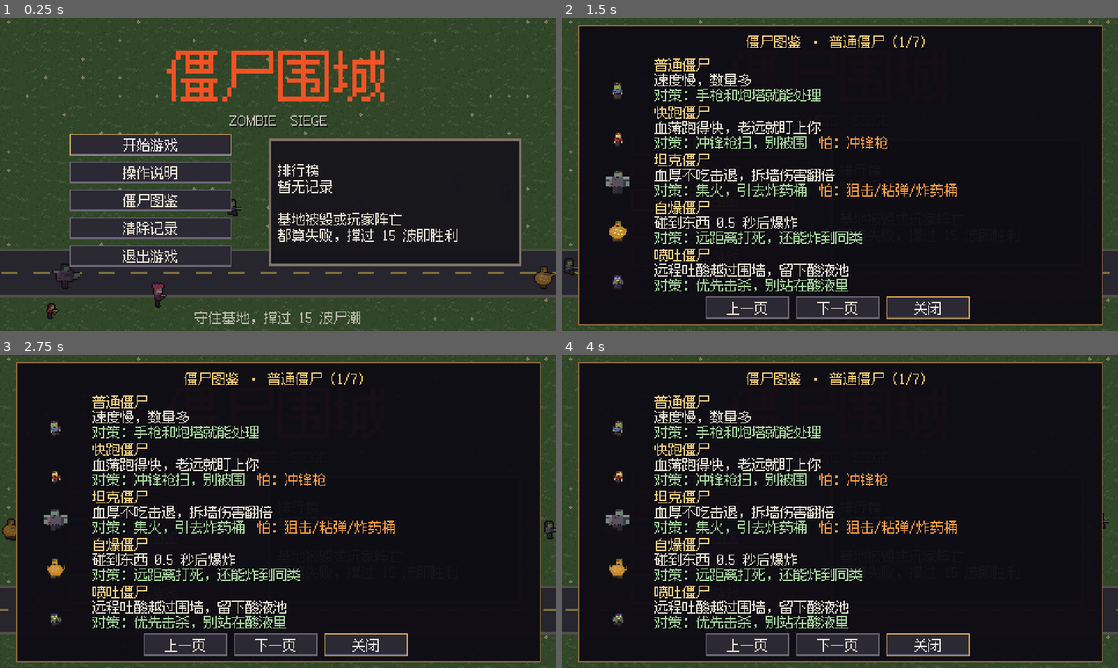
Above: before the commit, frames 1-4 (two rows, left to right).
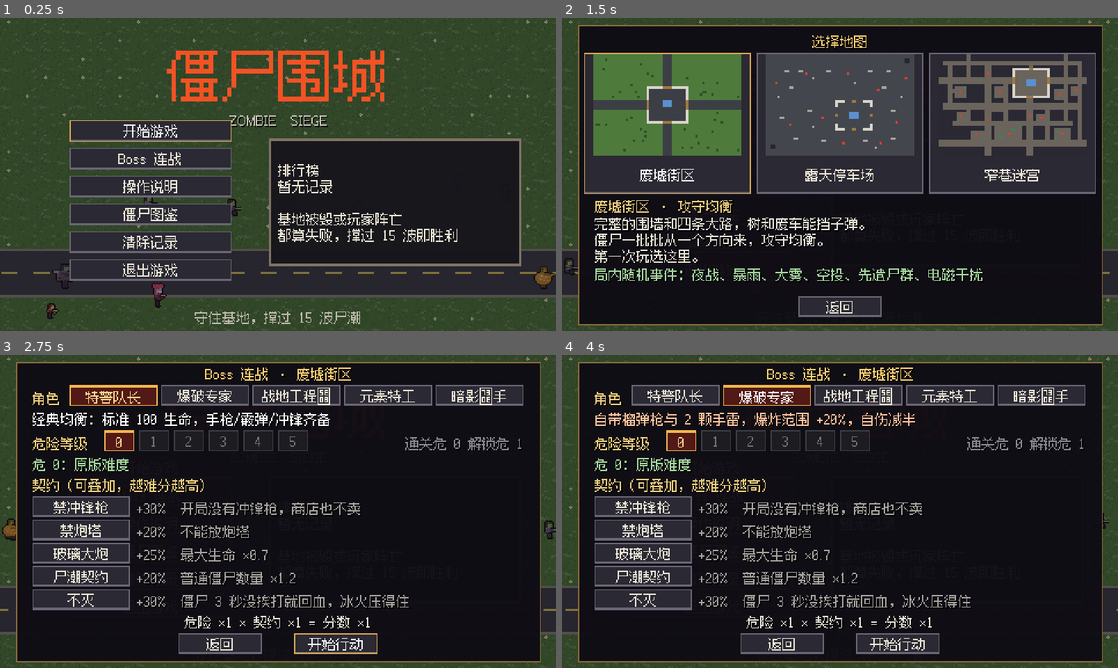
Above: after the commit, the same moments.

Repository: Dora321/zombie-siege
Game: Godot game, scene res://scenes/ui/title.tscn
Two runs of this game, one before a commit and one after it. Both use one fixed random seed, a clock stepped at 60 frames per second and the inputs below.
Inputs (mouse positions are in pixels of both pictures, inside the frame that each line leads up to):
- Up to frame 1 (0.25 s): no input
- Up to frame 2 (1.5 s): click (712, 158) at 0.5 s, where only the run after the commit has a clickable "Boss 连战"; click "僵尸图鉴" at 1.25 s
- Up to frame 3 (2.75 s): click "开始游戏" at 2 s
- Up to frame 4 (4 s): click (673, 395) at 2.75 s, where only the run after the commit has a clickable "特警队长"; click (767, 395) at 3.5 s, where only the run after the commit has a clickable "爆破专家"

The runs differ from the first frame. In frame 1, 9.1% of the frame differs, in the area x 12-42%, y 32-84%; in frame 2, 48%, in the area x 4-96%, y 5-97%; in frame 3, 23%; in frame 4, 23%.

Commit message:
feat(gameplay): add 5 survivor heroes, boss rush entry, and player roguelite perks

Diff:
--- a/scenes/ui/title.tscn
+++ b/scenes/ui/title.tscn
@@ -33,9 +33,9 @@
 [node name="Menu" type="VBoxContainer" parent="Content"]
 layout_mode = 0
 offset_left = 60.0
-offset_top = 100.0
+offset_top = 88.0
 offset_right = 200.0
-offset_bottom = 230.0
+offset_bottom = 244.0
 theme_override_constants/separation = 5
 
 [node name="ResumeButton" type="Button" parent="Content/Menu"]
@@ -53,6 +53,12 @@
 custom_minimum_size = Vector2(120, 19)
 layout_mode = 2
 text = "开始游戏"
+
+[node name="BossRushButton" type="Button" parent="Content/Menu"]
+unique_name_in_owner = true
+custom_minimum_size = Vector2(120, 19)
+layout_mode = 2
+text = "Boss 连战"
 
 [node name="HelpButton" type="Button" parent="Content/Menu"]
 unique_name_in_owner = true
--- a/scripts/game/player.gd
+++ b/scripts/game/player.gd
@@ -10,6 +10,9 @@
 const AIM_ASSIST_RANGE := 220.0
 const AUTO_LOCK_RANGE := 260.0
 const AIM_ASSIST_ANGLE := deg_to_rad(24.0)
+const ELEMENTAL_STATUS_BONUS := 0.6
+const HUNTER_SPEED_MULT := 1.15
+const HUNTER_DASH_MULT := 0.6
 ## 进化武器的名字和 HUD 标记用这个颜色。
 const EVO_COLOR := Color("#80f0ff")
 
@@ -17,12 +20,18 @@
 var map: Node2D
 var bot: Variant = null
 
+var hero_id := "captain"
 var hp := 100.0
 var max_hp := 100.0
 var alive := true
 var speed_mult := 1.0
 var dash_cd_base := 1.3
-var magnet_range := 42.0
+var magnet_range := 42.0:
+	get:
+		return magnet_range * 2.0 if _has_perk("gold_magnet") else magnet_range
+	set(value):
+		# 商店在当前拾取范围上乘倍率，天赋倍率不计入基础值。
+		magnet_range = value * 0.5 if _has_perk("gold_magnet") else value
 
 var weapon_id := "pistol"
 ## 每把枪的等级和弹药；level 为 0 表示还没解锁。
@@ -61,6 +70,7 @@
 var buff_damage_t := 0.0
 var buff_ammo_t := 0.0
 
+var _hero_tint := Color.WHITE
 var _knock := Vector2.ZERO
 var _flash_t := 0.0
 var _dir := 0
@@ -89,6 +99,9 @@
 func setup(g: Node, m: Node2D) -> void:
 	game = g
 	map = m
+	hero_id = String(g.get("hero_id")) if "hero_id" in g else ("captain" if Harness.automated() else Save.hero_id)
+	if not GameData.HEROES.has(hero_id):
+		hero_id = "captain"
 	shadow.texture = Art.shadow_small
 	shadow.position = Vector2(0, -1)
 	var size := Art.char_size("player")
@@ -106,18 +119,47 @@
 			loadout.append(id)
 	for id: String in GameData.ITEM_ORDER:
 		items[id] = int(GameData.ITEMS[id]["start"])
+	if hero_id != "captain":
+		_apply_hero_loadout()
 	if g.has_contract("glass"):
 		max_hp *= GameData.GLASS_HP
 		hp = max_hp
 	_set_gun_sprite()
 
 
+func _apply_hero_loadout() -> void:
+	var spec: Dictionary = GameData.HEROES[hero_id]
+	max_hp = float(spec["hp"])
+	hp = max_hp
+	_hero_tint = Color(String(spec["tint"]))
+	_update_body_tint()
+	match hero_id:
+		"demo":
+			weapon_id = "grenade"
+			items["frag"] += 2
+		"elemental":
+			weapon_id = "cryo"
+			items["sticky"] += 1
+			status_bonus += ELEMENTAL_STATUS_BONUS
+		"hunter":
+			weapon_id = "boomerang"
+			speed_mult *= HUNTER_SPEED_MULT
+			dash_cd_base *= HUNTER_DASH_MULT
+	if weapon_id != "pistol":
+		upgrade_weapon(weapon_id)
+
+
+func _has_perk(id: String) -> bool:
+	return game != null and game.has_method("has_perk") and game.has_perk(id)
+
+
 func _refresh_stats(id: String) -> void:
 	stats[id] = GameData.weapon_stats(id, maxi(int(weapon_state[id]["level"]), 1))
 
 
 func export_run_state() -> Dictionary:
 	return {
+		"hero_id": hero_id, "speed_mult": speed_mult, "dash_cd_base": dash_cd_base,
 		"hp": hp, "max_hp": max_hp, "armor": armor,
 		"weapon_id": weapon_id, "weapon_slots": weapon_slots, "loadout": loadout.duplicate(),
 		"weapon_state": weapon_state.duplicate(true), "items": items.duplicate(true),
@@ -128,6 +170,18 @@
 
 
 func import_run_state(d: Dictionary) -> void:
+	var was_hunter := hero_id == "hunter"
+	var saved_hero: Variant = d.get("hero_id", "captain")
+	hero_id = saved_hero if saved_hero is String and GameData.HEROES.has(saved_hero) else "captain"
+	var is_hunter := hero_id == "hunter"
+	# 旧存档靠购买次数恢复属性，补上角色差值后再读取新存档中的完整数值。
+	if was_hunter != is_hunter:
+		speed_mult += (HUNTER_SPEED_MULT - 1.0) * (1.0 if is_hunter else -1.0)
+		dash_cd_base *= HUNTER_DASH_MULT if is_hunter else 1.0 / HUNTER_DASH_MULT
+	speed_mult = _saved_number(d, "speed_mult", speed_mult)
+	dash_cd_base = _saved_number(d, "dash_cd_base", dash_cd_base)
+	_hero_tint = Color(String(GameData.HEROES[hero_id]["tint"]))
+	_update_body_tint()
 	max_hp = maxf(_saved_number(d, "max_hp", max_hp), 1.0)
 	hp = clampf(_saved_number(d, "hp", hp), 0.0, max_hp)
 	armor = clampf(_saved_number(d, "armor", armor), 0.0, GameData.ARMOR_MAX)
@@ -593,8 +647,7 @@
 		buff_ammo_t = maxf(buff_ammo_t - dt, 0.0)
 	var tinted := buff_damage_t > 0.0
 	if tinted != _buff_tint:
-		_buff_tint = tinted
-		body.modulate = Color(1.5, 0.85, 0.8) if tinted else Color.WHITE
+		_update_body_tint()
 	recoil_px = move_toward(recoil_px, 0.0, dt * 22.0)
 	fired_kick = move_toward(fired_kick, 0.0, dt * 3.5)
 	if reload_t > 0.0:
@@ -602,6 +655,11 @@
 		if reload_t <= 0.0:
 			_finish_reload()
 		queue_redraw()
+
+
+func _update_body_tint() -> void:
+	_buff_tint = buff_damage_t > 0.0
+	body.modulate = _hero_tint * Color(1.5, 0.85, 0.8) if _buff_tint else _hero_tint
 
 
 func _move(move_input: Vector2, dt: float) -> void:
@@ -622,7 +680,8 @@
 
 
 func move_speed() -> float:
-	return SPEED * speed_mult * game.events.player_speed * (GameData.SPEED_BUFF if buff_speed_t > 0.0 else 1.0)
+	var speed := SPEED * speed_mult * float(game.events.player_speed) * (GameData.SPEED_BUFF if buff_speed_t > 0.0 else 1.0)
+	return speed * 1.12 if _has_perk("overclock") else speed
 
 
 func _animate(dt: float, _move_input: Vector2) -> void:
@@ -694,8 +753,19 @@
 			Sfx.play("empty")
 		return
 	reload_total = float(stats[weapon_id]["reload"])
+	if _has_perk("overclock"):
+		reload_total *= 0.75
 	reload_t = reload_total
 	Sfx.play("reload")
+	if _has_perk("reload_nova"):
+		var damage := 16.0 * damage_mult()
+		# 击杀会立即把僵尸从列表移除，按快照遍历。
+		for z: Variant in game.zombies.duplicate():
+			var offset: Vector2 = z.position - position
+			if not z.dead and offset.length_squared() <= 58.0 * 58.0:
+				z.take_damage(damage, offset.normalized(), 95.0)
+		game.fx.dust(position, 10)
+		Sfx.play("slam", -10.0)
 
 
 func _finish_reload() -> void:
@@ -725,13 +795,16 @@
 			Sfx.play("empty")
 			start_reload()
 		return
+	var damage := float(s["damage"]) * damage_mult()
+	if not returns and _has_perk("last_stand") and int(st["mag"]) <= maxi(1, ceili(float(mag_size()) * 0.25)):
+		damage *= 1.6
 	if not free_shot:
 		st["mag"] = int(st["mag"]) - 1
 	cooldown = float(s["cooldown"])
 	if evolution(weapon_id) == "pulse_minigun":
 		cooldown *= lerpf(1.0, 0.68, _minigun_spin)
 	var muzzle := muzzle_pos()
-	_fire_mode(s, muzzle, float(s["damage"]) * damage_mult())
+	_fire_mode(s, muzzle, damage)
 	if bot == null and weapon_id in ["shotgun", "sniper", "grenade"]:
 		Mobile.haptic_light()
 	if s.has("casing"):
@@ -747,6 +820,8 @@
 
 
 func _fire_mode(s: Dictionary, muzzle: Vector2, damage: float) -> void:
+	if hero_id == "elemental" and weapon_id in ["cryo", "flamer", "arc"]:
+		damage *= 1.2
 	var mode := String(s.get("mode", "bullet"))
 	var flash := String(s.get("flash", ""))
 	var evo := evolution(weapon_id)
@@ -771,6 +846,9 @@
 			var knock := float(s["knock"])
 			var life := float(s["life"])
 			var pierce := int(s["pierce"])
+			if _has_perk("ricochet"):
+				pierce += 1
+				damage *= 1.12
 			if evo == "twin_handgun":
 				var offset := aim.orthogonal() * 2.5
 				var shot_velocity := aim * float(s["speed"]) * randf_range(0.92, 1.05)
@@ -874,6 +952,8 @@
 	dash_t = DASH_TIME
 	dash_cd = dash_cd_base
 	invuln = maxf(invuln, DASH_TIME + 0.08)
+	if _has_perk("dash_arc"):
+		game.ordnance.arc(position + Vector2(0, -HAND_H), dash_dir, 96.0, 26.0 * damage_mult(), 3, 58.0, 18.0, false)
 	Sfx.play("dash")
 	game.fx.dust(position, 6)
 	if bot == null and Mobile.is_touch():
@@ -929,7 +1009,7 @@
 		"plating":
 			sticky_mult = GameData.TROPHY_STICKY
 		"ash":
-			status_bonus = GameData.TROPHY_STATUS_TIME
+			status_bonus = GameData.TROPHY_STATUS_TIME + (ELEMENTAL_STATUS_BONUS if hero_id == "elemental" else 0.0)
 		"soil":
 			blast_boss_mult = GameData.TROPHY_BLAST_BOSS
 		"shard":
--- a/scripts/ui/prep_panel.gd
+++ b/scripts/ui/prep_panel.gd
@@ -1,22 +1,29 @@
 extends Control
-## 行动准备：选完地图后选危险等级（0~5，通关上一级才解锁）和可叠加的契约，显示结算分数的倍率。
+## 行动准备：选择角色、危险等级和可叠加的契约，显示结算分数倍率。
 ## 鼠标或方向键加回车操作，Esc 返回选图。
 
 signal confirmed
 signal closed
 
-const DANGER_TOP := 24.0
+const HERO_TOP := 20.0
+const HERO_X := 46.0
+const HERO_SPACING := 79.0
+const HERO_DESC_TOP := 41.0
+const DANGER_TOP := 59.0
 const DANGER_X := 76.0
-const CONTRACT_TOP := 78.0
-const ROW_H := 22.0
+const DANGER_DESC_TOP := 80.0
+const CONTRACT_TOP := 116.0
+const ROW_H := 20.0
 const DESC_X := 104.0
-
+const MULT_TOP := 216.0
+
+var hero_id := "captain"
 var danger := 0
 var picked: Array[String] = []
+var hero_buttons: Array[Button] = []
 var danger_buttons: Array[Button] = []
 var contract_buttons := {}
 var _map_id := "ruins"
-var _row_height := ROW_H
 var _touch := false
 
 @onready var back_button: Button = %PrepBack
@@ -26,17 +33,22 @@
 func _ready() -> void:
 	visible = false
 	_touch = Mobile.is_touch()
-	_row_height = 24.0 if _touch else ROW_H
+	var hero_size := Vector2(76, 20 if _touch else 18)
 	var danger_spacing := 32.0 if _touch else 30.0
-	var danger_size := Vector2(28, 22) if _touch else Vector2(26, 18)
-	var contract_size := Vector2(84, 21) if _touch else Vector2(84, 18)
+	var danger_size := Vector2(28, 20) if _touch else Vector2(26, 18)
+	var contract_size := Vector2(84, 19 if _touch else 18)
+	for i in GameData.HERO_ORDER.size():
+		var id: String = GameData.HERO_ORDER[i]
+		var b := _make_button(String(GameData.HEROES[id]["name"]), Vector2(HERO_X + i * HERO_SPACING, HERO_TOP), hero_size)
+		b.pressed.connect(set_hero.bind(id))
+		hero_buttons.append(b)
 	for d in GameData.MAX_DANGER + 1:
 		var b := _make_button(str(d), Vector2(DANGER_X + d * danger_spacing, DANGER_TOP), danger_size)
 		b.pressed.connect(set_danger.bind(d))
 		danger_buttons.append(b)
 	for i in GameData.CONTRACT_ORDER.size():
 		var id: String = GameData.CONTRACT_ORDER[i]
-		var b := _make_button(String(GameData.CONTRACTS[id]["name"]), Vector2(14, CONTRACT_TOP + i * _row_height), contract_size)
+		var b := _make_button(String(GameData.CONTRACTS[id]["name"]), Vector2(14, CONTRACT_TOP + i * ROW_H), contract_size)
 		b.pressed.connect(toggle_contract.bind(id))
 		contract_buttons[id] = b
 	back_button.pressed.connect(close)
@@ -69,9 +81,10 @@
 	return b
 
 
-## 面板盖在标题菜单上面，焦点按「危险等级 → 契约 → 返回/开始」串起来，方向键不会跳到底下的按钮。
+## 角色、危险等级、契约和底部按钮组成一个焦点环。
 func _link_focus() -> void:
 	var order: Array[Control] = []
+	order.append_array(hero_buttons)
 	order.append_array(danger_buttons)
 	for id: String in GameData.CONTRACT_ORDER:
 		order.append(contract_buttons[id])
@@ -93,6 +106,7 @@
 func open(map_id: String) -> void:
 	_map_id = map_id
 	visible = true
+	hero_id = Save.hero_id
 	danger = mini(Save.danger, Save.max_danger)
 	picked = Save.contracts.duplicate()
 	_sync()
@@ -109,10 +123,17 @@
 ## 记下这次的选择，下次开局和「再来一局」沿用。
 func confirm() -> void:
 	Sfx.play("ui_click")
+	Save.hero_id = hero_id
 	Save.danger = danger
 	Save.contracts = picked.duplicate()
 	Save.save_all()
 	confirmed.emit()
+
+
+func set_hero(id: String) -> void:
+	Sfx.play("ui_click")
+	hero_id = id
+	_sync()
 
 
 func set_danger(d: int) -> void:
@@ -147,6 +168,8 @@
 
 
 func _sync() -> void:
+	for i in hero_buttons.size():
+		hero_buttons[i].set_pressed_no_signal(GameData.HERO_ORDER[i] == hero_id)
 	for d in danger_buttons.size():
 		danger_buttons[d].set_pressed_no_signal(d == danger)
 		danger_buttons[d].disabled = d > Save.max_danger
@@ -164,18 +187,20 @@
 func _draw() -> void:
 	draw_rect(Rect2(Vector2.ZERO, size), Color(0.06, 0.05, 0.08, 0.97))
 	draw_rect(Rect2(Vector2.ZERO, size), Color("#8a6a3a"), false, 1.0)
-	Art.draw_text(self, "行动准备 · %s" % GameData.MAPS[_map_id]["name"], Vector2(size.x * 0.5, 6), 12, Color(1, 0.82, 0.45), 1)
+	var heading := "Boss 连战" if Save.game_mode == "boss_rush" else "行动准备"
+	Art.draw_text(self, "%s · %s" % [heading, GameData.MAPS[_map_id]["name"]], Vector2(size.x * 0.5, 2), 12, Color(1, 0.82, 0.45), 1)
+	Art.draw_text(self, "角色", Vector2(14, HERO_TOP + 3), 12, Color("#f0d080"))
+	var hero: Dictionary = GameData.HEROES[hero_id]
+	Art.draw_text(self, String(hero["desc"]), Vector2(14, HERO_DESC_TOP), 12, Color(String(hero["tint"])))
 	Art.draw_text(self, "危险等级", Vector2(14, DANGER_TOP + 3), 12, Color("#f0d080"))
 	if Save.max_danger < GameData.MAX_DANGER:
 		Art.draw_text(self, "通关危 %d 解锁危 %d" % [Save.max_danger, Save.max_danger + 1], Vector2(size.x - 14, DANGER_TOP + 3), 12, Color("#8a8890"), 2)
-	var danger_desc_y := DANGER_TOP + (25.0 if _touch else 23.0)
-	Art.draw_text(self, GameData.danger_desc(danger), Vector2(14, danger_desc_y), 12, Color("#ff9070") if danger > 0 else Color("#a8d8a0"))
-	Art.draw_text(self, "契约（可叠加，越难分越高）", Vector2(14, CONTRACT_TOP - 16), 12, Color("#f0d080"))
+	Art.draw_text(self, GameData.danger_desc(danger), Vector2(14, DANGER_DESC_TOP), 12, Color("#ff9070") if danger > 0 else Color("#a8d8a0"))
+	Art.draw_text(self, "契约（可叠加，越难分越高）", Vector2(14, CONTRACT_TOP - 18), 12, Color("#f0d080"))
 	for i in GameData.CONTRACT_ORDER.size():
 		var id: String = GameData.CONTRACT_ORDER[i]
 		var spec: Dictionary = GameData.CONTRACTS[id]
 		var on := picked.has(id)
 		var line := "+%d%%  %s" % [roundi(float(spec["mult"]) * 100.0), spec["desc"]]
-		Art.draw_text(self, line, Vector2(DESC_X, CONTRACT_TOP + i * _row_height + 3), 12, Color("#ffe080") if on else Color("#a8a4a0"))
-	var mult_y := CONTRACT_TOP + GameData.CONTRACT_ORDER.size() * _row_height + 8
-	Art.draw_text(self, mult_line(), Vector2(size.x * 0.5, mult_y), 12, Color("#ffe080") if multiplier() > 1.0 else Color("#e8e4d8"), 1)
+		Art.draw_text(self, line, Vector2(DESC_X, CONTRACT_TOP + i * ROW_H + 2), 12, Color("#ffe080") if on else Color("#a8a4a0"))
+	Art.draw_text(self, mult_line(), Vector2(size.x * 0.5, MULT_TOP), 12, Color("#ffe080") if multiplier() > 1.0 else Color("#e8e4d8"), 1)
--- a/scripts/ui/title_menu.gd
+++ b/scripts/ui/title_menu.gd
@@ -15,6 +15,7 @@
 @onready var content: Control = %Content
 @onready var resume_button: Button = %ResumeButton
 @onready var start_button: Button = %StartButton
+@onready var boss_rush_button: Button = %BossRushButton
 @onready var help_button: Button = %HelpButton
 @onready var bestiary_button: Button = %BestiaryButton
 @onready var bestiary_panel: Control = %BestiaryPanel
@@ -50,6 +51,8 @@
 		_walkers.append(_new_walker(randf_range(-20.0, size.x + 20.0)))
 	resume_button.pressed.connect(_on_resume)
 	start_button.pressed.connect(_on_start)
+	boss_rush_button.pressed.connect(_open_map.bind("boss_rush"))
+	boss_rush_button.visible = not Harness.automated()
 	help_button.pressed.connect(_on_help)
 	bestiary_button.pressed.connect(_on_bestiary)
 	bestiary_panel.closed.connect(_focus_start)
@@ -64,7 +67,7 @@
 		Sfx.play("ui_click")
 		_focus_start())
 	var touch := Mobile.is_touch()
-	for b: Button in [resume_button, start_button, help_button, bestiary_button, clear_button, quit_button, help_close]:
+	for b: Button in [resume_button, start_button, boss_rush_button, help_button, bestiary_button, clear_button, quit_button, help_close]:
 		if touch:
 			b.focus_mode = Control.FOCUS_NONE
 			b.custom_minimum_size.y = 22.0
@@ -150,6 +153,9 @@
 		lines.append(line)
 	if Save.best_endless_wave > 0:
 		lines.append("无尽最高：第 %d 波" % Save.best_endless_wave)
+	if Save.best_boss_rush_time > 0.0:
+		var seconds := int(Save.best_boss_rush_time)
+		lines.append("连战最快：%d:%02d" % [floori(Save.best_boss_rush_time / 60.0), seconds % 60])
 	scores_label.text = "\n".join(lines)
 
 
@@ -157,7 +163,10 @@
 	var summary: Dictionary = {} if Harness.automated() else Save.load_resume_summary()
 	resume_button.visible = not summary.is_empty()
 	var menu: VBoxContainer = resume_button.get_parent()
-	menu.add_theme_constant_override("separation", 2 if resume_button.visible else 5)
+	var separation := 2 if resume_button.visible else 5
+	if Mobile.is_touch() and resume_button.visible:
+		separation = 0
+	menu.add_theme_constant_override("separation", separation)
 	if resume_button.visible:
 		var next_wave := int(summary["wave"]) + 1
 		resume_button.text = ("继续无尽第 %d 波" if bool(summary["endless"]) else "继续第 %d 波") % next_wave
@@ -174,6 +183,11 @@
 
 
 func _on_start() -> void:
+	_open_map("normal")
+
+
+func _open_map(mode: String) -> void:
+	Save.game_mode = mode
 	Sfx.play("ui_click")
 	map_panel.open()
 
